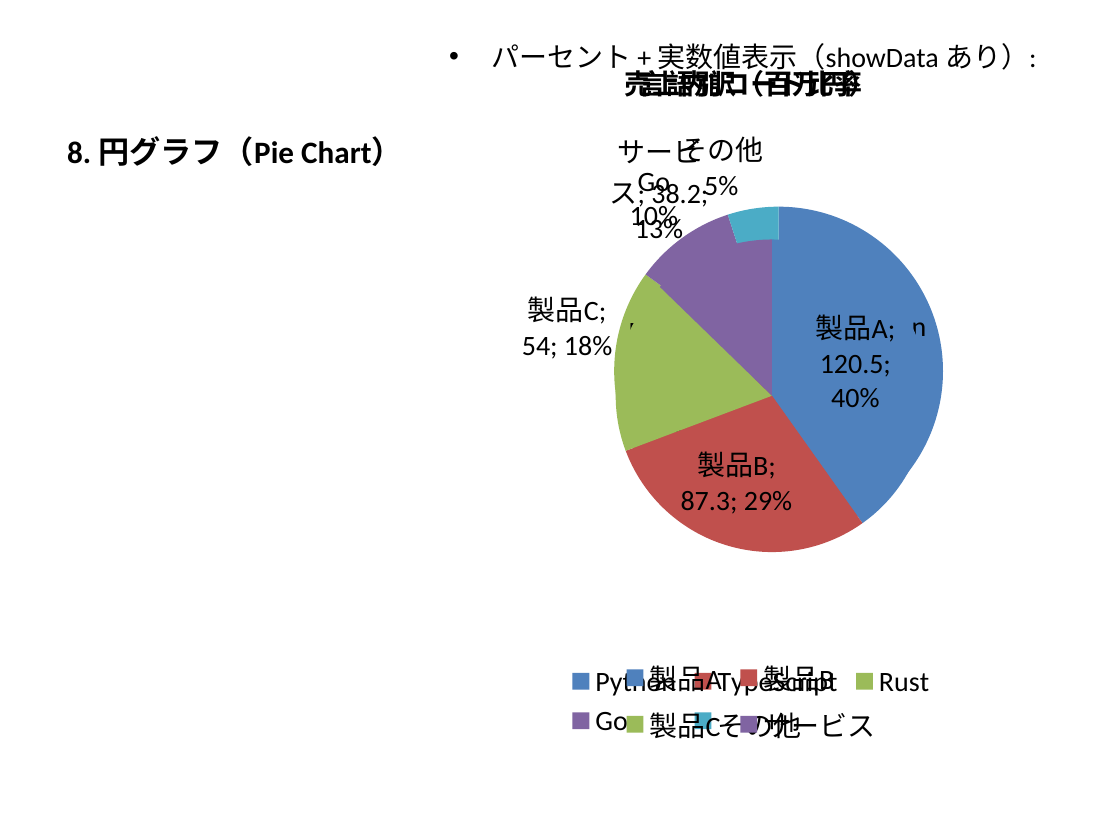
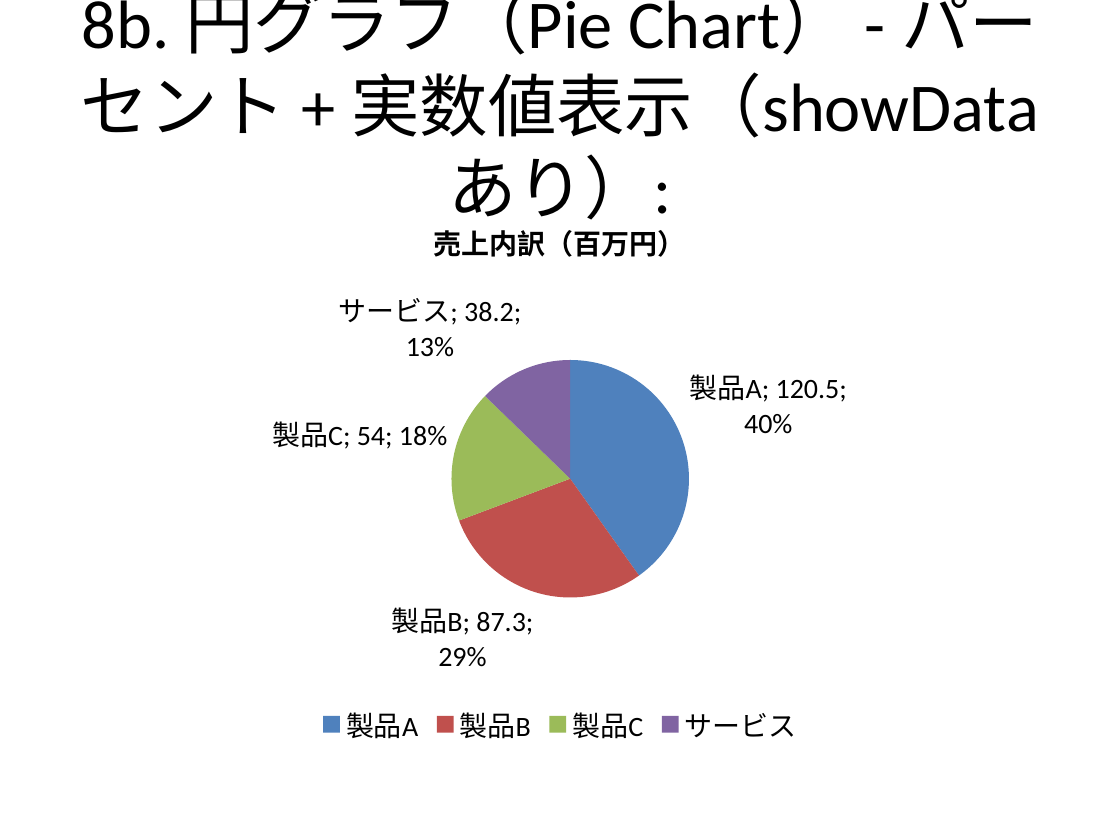
Before and after one commit to notfolder/qmd_to_pptx, a slide deck: slide 26 of demo_full.pptx (slide 25 before the commit). Drawn at 1120x840 pixels with LibreOffice and Linux fonts; fonts in the diff are those of the drawing. Boxes give left, top, right and bottom in pixels: in the first picture for what was removed or moved away, otherwise in the second. Text is boxed around its words. In the diff, an @@ line names an element or a change of style, - is before the commit and + after.

Commit message:
feat: 円グラフセクションの見出しを整理し、説明を追加

```diff
--- a/demo_full.pptx
+++ b/demo_full.pptx
@@ title "8b. 円グラフ（Pie Chart） - パーセント ..." at (81, 0, 1039, 220): vertical alignment top to middle @@
@@ title at (81, 0, 1039, 220): text changed; size 18 to 44 pt @@
-• パーセント + 実数値表示（showData あり）:
+8b. 円グラフ（Pie Chart） - パーセント + 実数値表示（showData あり）:
@@ pie chart removed at (438, 34, 1064, 750) @@
-title "言語別コード比率"
-categories: Python, TypeScript, Rust, Go, その他
-Series 1: 42, 28, 15, 10, 5
@@ title removed at (67, 136, 403, 166) @@
-8. 円グラフ（Pie Chart）
@@ pie chart: place and size @@
-pie chart at (438, 34, 1064, 750)
+pie chart at (56, 196, 1064, 750)
```
Also in this commit, not shown: 1 other slide changed, 1 slide added, 1 other file.
